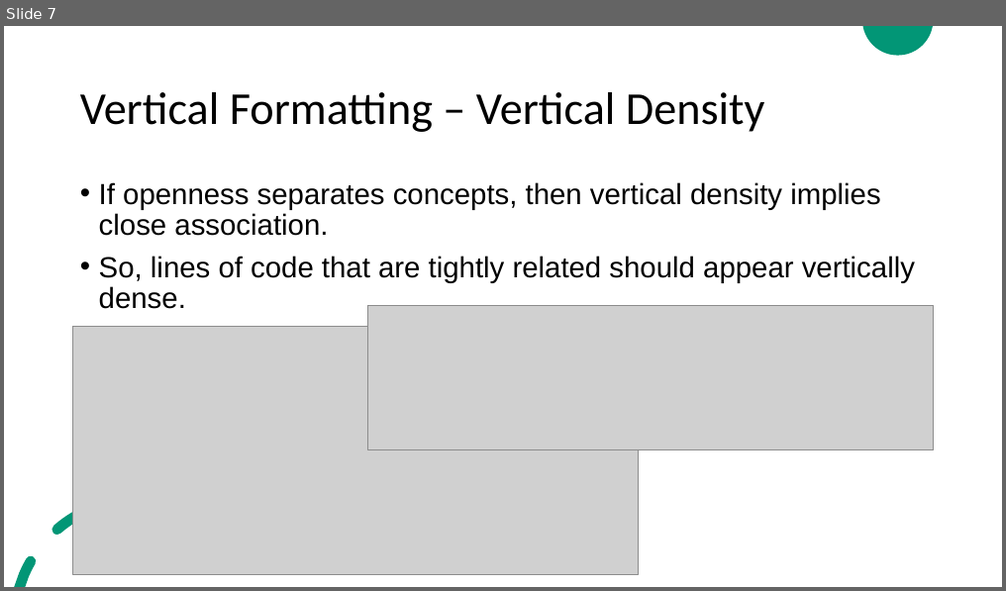
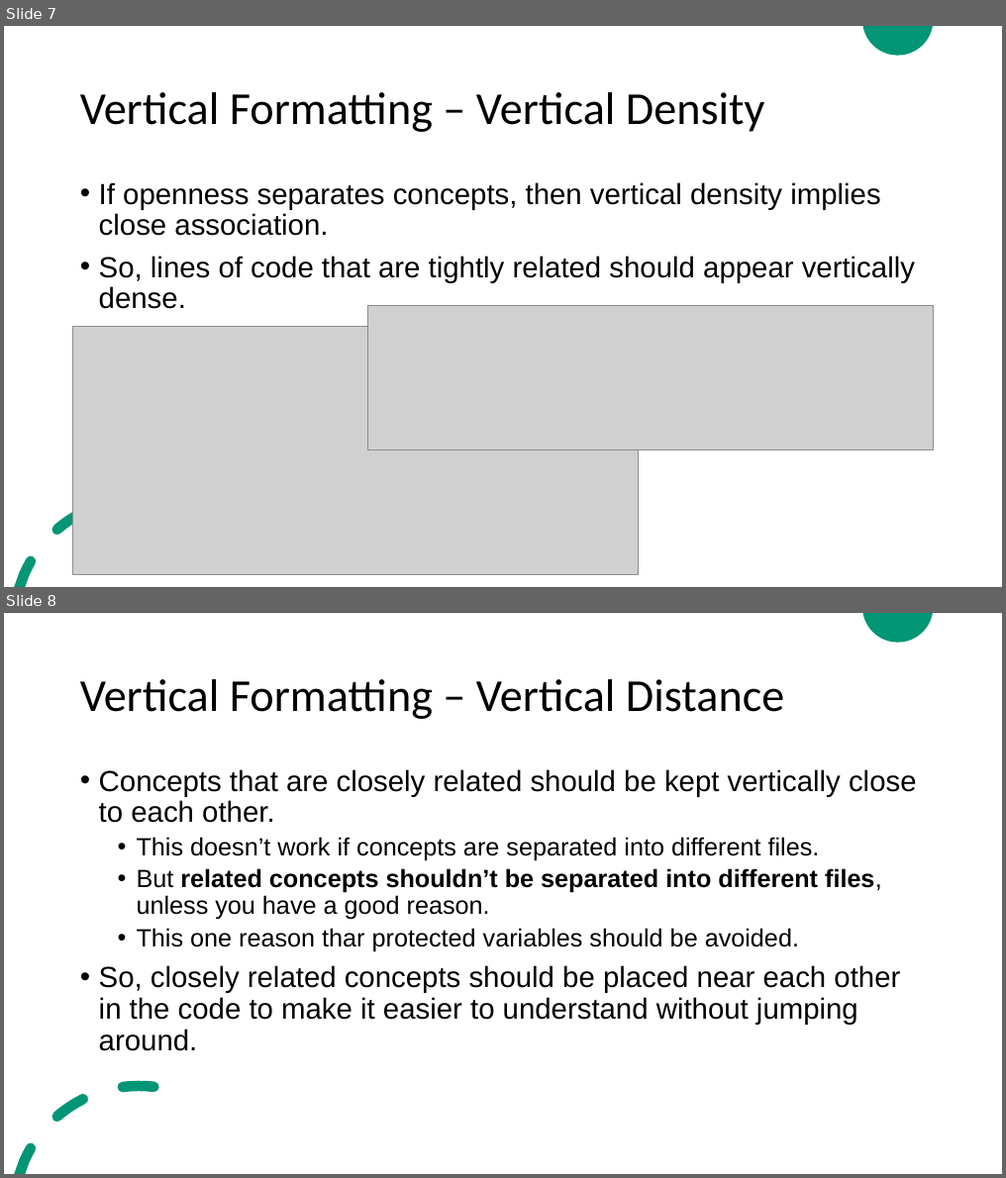
Before and after one commit to ZeinaZayed4/clean-code, a slide deck: Clean Code - Chapter 5.pptx. Shown one above the other, each under a label of ours: slide 7 before the commit, slides 7 and 8 after it. The pictures are 1006x591 and 1006x1178 pixels, drawn with LibreOffice and Linux fonts; fonts in the diff are those of the drawing; grey boxes stand for pictures. Boxes give left, top, right and bottom in pixels: in the first picture for what was removed or moved away, otherwise in the second. Text is boxed around its words. In the diff, an @@ line names an element or a change of style, - is before the commit and + after.

Commit message:
Update Clean Code - Chapter 5.pptx
Completed vertical formatting section

```diff
--- a/Clean Code - Chapter 5.pptx
+++ b/Clean Code - Chapter 5.pptx
@@ slide 8 added at (4,613,1002,1174), background #FFFFFF; not listed: 2 template elements that a slide beside it also shows @@
@@ title added at (80,679,784,719), 44 pt, text #000000 @@
+Vertical Formatting – Vertical Distance
@@ text added at (99,769,917,1052), 24 pt, text #000000 @@
+• Concepts that are closely related should be kept vertically close to each other.
+  • This doesn’t work if concepts are separated into different files.
+  • But related concepts shouldn’t be separated into different files, unless you have a good reason.
+  • This one reason thar protected variables should be avoided.
+• So, closely related concepts should be placed near each other in the code to make it easier to understand without jumping around.
```
Also in this commit, not shown: 5 other slides added.
